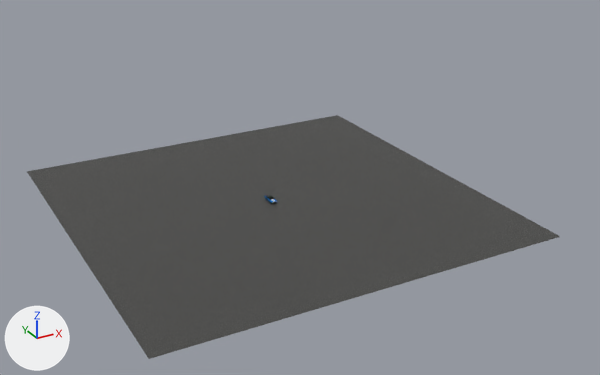
Two versions of the Blender file Blender/main.blend, one commit apart.
One viewpoint serves both versions: a camera (50 mm lens) standing at (-86.3, -172.1, 88.1) and looking at (13.3, 9.0, -2.4). Lighting does not change. The marker at lower left points along +X, +Y and +Z.

Before the edit, the objects in view are built like this:
```python
me_plane_002 = bpy.data.meshes.new('Plane.002')
me_plane_002.from_pydata(...)  # 4 vertices, 1 face; spans x -50.0..50.0, y -50.0..50.0, z 0.0
me_plane_002.materials.append(mat_asphalt)  # picture img_asphalt_png
ob_asphalt = bpy.data.objects.new('Asphalt', me_plane_002)
ob_asphalt.location = (0.0, 0.0, 0.0)
```
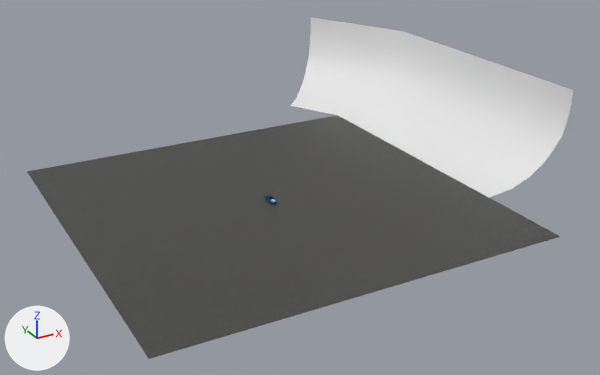
Where the change shows, as pixel boxes [x1, y1, x2, y2] in the pictures (600 x 375 px):
'Ramp_Straight', added
    after: [380, 48, 573, 198]
'Ramp_Turn', added
    after: [291, 17, 451, 138]

What changed in the scene script:
```text
Add me_plane_006:
    me_plane_006.from_pydata(...)  # 32 vertices, 21 faces; spans x -8.8..25.0, y -25.0..33.8, z 0.0..25.0
    me_plane_006.polygons.foreach_set('use_smooth', [True] * 21)
Add me_plane_003:
    me_plane_003.from_pydata([(0.0, -25.0, 0.0), (25.0, -25.0, 25.0), (0.0, 25.0, 0.0), (25.0, 25.0, 25.0), (25.0, -25.0, 19.5), (7.3, -25.0, 0.8), (23.2, -25.0, 12.7), (20.6, -25.0, 9.2), (18.1, -25.0, 6.3), (13.6, -25.0, 3.2), (7.3, 25.0, 0.8), (25.0, 25.0, 19.5), (13.6, 25.0, 3.2), (18.1, 25.0, 6.3), (20.6, 25.0, 9.2), (23.2, 25.0, 12.7)], [], [(0, 5, 10, 2), (4, 11, 15, 6), (6, 15, 14, 7), (7, 14, 13, 8), (8, 13, 12, 9), (9, 12, 10, 5), (4, 1, 3, 11)])
    me_plane_003.polygons.foreach_set('use_smooth', [True] * 7)
Add ob_ramp_turn:
    ob_ramp_turn = bpy.data.objects.new('Ramp_Turn', me_plane_006)
    ob_ramp_turn.location = (50.0, 50.0, 0.0)
Add ob_ramp_straight:
    ob_ramp_straight = bpy.data.objects.new('Ramp_Straight', me_plane_003)
    ob_ramp_straight.location = (50.0, 0.0, 0.0)
```
